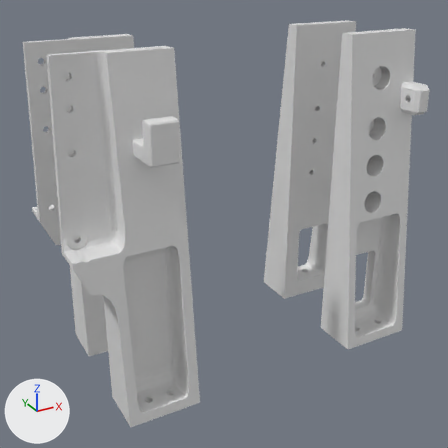
A saved change to the Blender file sling/avionics_brackets/center_stack.blend.
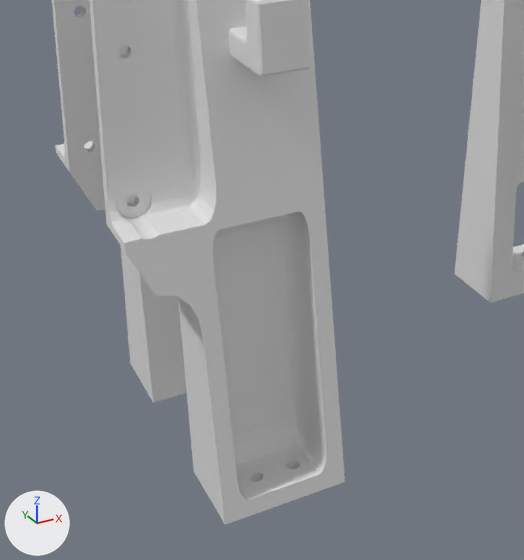
The first picture shows the older version from a 50 mm camera at (-196.0, -373.0, 267.0) aimed at (-7.0, -29.0, 96.0). The close-ups show both versions on the part from 0% to 68% of the width and 28% to 100% of the height of that picture; other places that the commit changed are outside them. Lighting does not change. The marker at lower left points along +X, +Y and +Z.
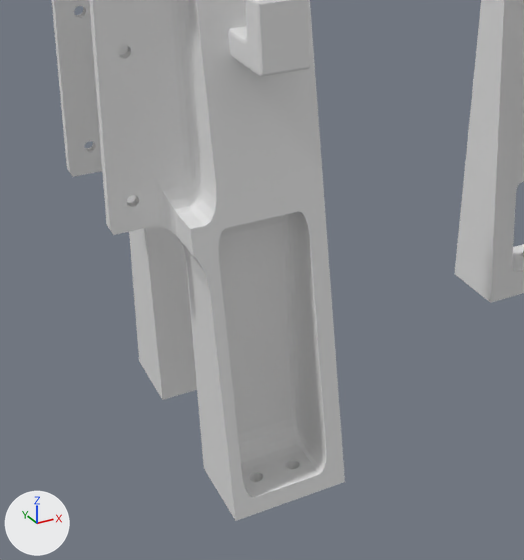
ob_front_cutout is not drawn itself; it is used by a modifier of ob_cube.
ob_front_cutout_002 is not drawn itself; it is used by a modifier of ob_cube.

Location of each change, [x1, y1, x2, y2] in pixels of the close-ups (524 x 560 px; the box of a moved part takes in the faces that stretch with it):
'Cube', mesh rescaled, modifiers changed, reshaped
    before: [52, 0, 524, 525]
    after: [52, 0, 524, 521]
part 1 of me_cube_007, moved or reshaped
    before: [55, 0, 216, 243]
    after: [93, 0, 216, 229]

Patch to the scene script:
```diff
--- a/sling/avionics_brackets/center_stack.blend.py
+++ b/sling/avionics_brackets/center_stack.blend.py
@@ me_cube_007 @@
 me_cube_007.from_pydata(...)  # 8 vertices, 6 faces; spans x -2.0..0.0, y 0.0..2.0, z -1.0..1.0
 # used by ob_front_cutout_002; location = (-92.07, 4.0, 178.5); scale = (26.6, 20.5, 65.9)
+# me_cube_007 part 1: the whole mesh is scaled about its middle by (1, 1, 0.788), then moved by (0.0, 0.0, 0.21)
@@ me_cube_010 @@
+me_cube_010.from_pydata(...)  # a box spanning x -2.0..0.0, y 0.0..2.0, z -0.58..1.0
@@ ob_cube @@
 _m = ob_cube.modifiers.new('Boolean.019', 'BOOLEAN')
 _m.operation = 'UNION'
+_m = ob_cube.modifiers.new('Boolean.020', 'BOOLEAN')
+_m.object = ob_front_cutout_001
 _m = ob_cube.modifiers.new('Mirror', 'MIRROR')
@@ ob_front_cutout @@
 ob_front_cutout = bpy.data.objects.new('front_cutout', me_cube_005)
-ob_front_cutout.location = (-102.0, 28.27, 91.96)
+ob_front_cutout.location = (-98.0, 28.27, 107.5)
 ob_front_cutout.scale = (62.0, 43.9, 97.4)
@@ ob_front_cutout_002 @@
 ob_front_cutout_002 = bpy.data.objects.new('front_cutout.002', me_cube_007)
-ob_front_cutout_002.location = (-92.07, 4.0, 178.5)
+ob_front_cutout_002.location = (-92.07, 4.0, 150.2)
 ob_front_cutout_002.scale = (26.6, 20.5, 65.9)
@@ ob_front_cutout_001 @@
+ob_front_cutout_001 = bpy.data.objects.new('front_cutout.001', me_cube_010)
+ob_front_cutout_001.location = (-102.2, 4.0, 113.4)
+ob_front_cutout_001.scale = (26.6, 20.5, 65.9)
+_m = ob_front_cutout_001.modifiers.new('Bevel', 'BEVEL')
+_m.width = 0.19
+_m.width_pct = 0.19
+_m.segments = 4
+ob_front_cutout_001.hide_set(True)
```
